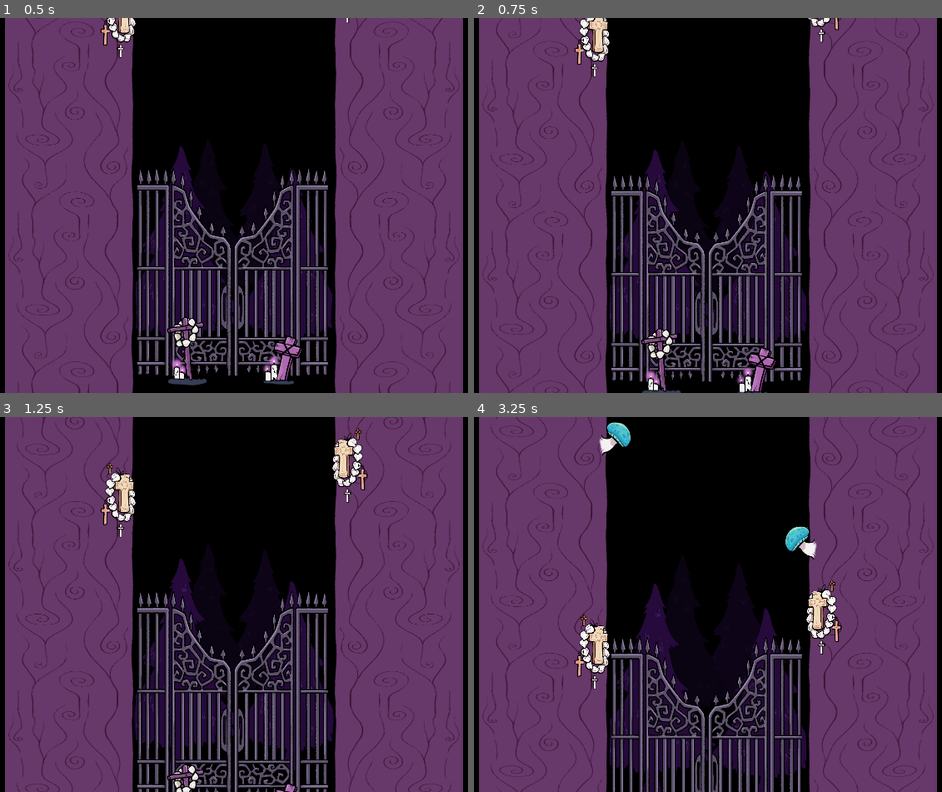
Above: before the commit, frames 1-4 (two rows, left to right).
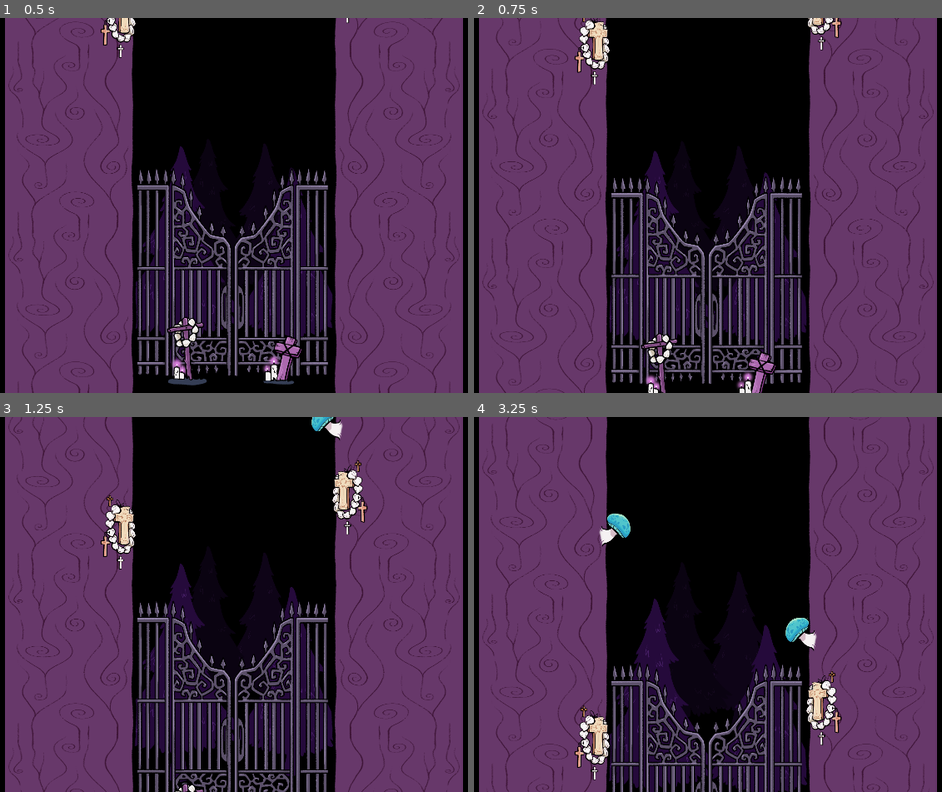
Above: after the commit, the same moments.

Repository: 100-Devs-1-Game/BabyBatClimber
Game: Godot game, scene res://level.tscn
The game is run twice, just before and just after one commit, with the same random seed, the same clock (stepped at 60 frames per second) and the same inputs.
Inputs:
- Up to frame 1 (0.5 s): no input
- Up to frame 2 (0.75 s): tap Enter at 0.5 s; tap Space (jump) at 0.6 s
- Up to frame 3 (1.25 s): tap Space (jump) at 0.77, 1.07 s
- Up to frame 4 (3.25 s): tap W (climb) at 1.35, 2.85 s; tap Space (jump) at 1.52, 1.55, 1.82, 2.1, 2.75, 3.02, 3.05 s

Frame 1 is identical in both runs. In frame 2, 10% of the frame differs, in the area x 1-99%, y 0-100%; in frame 3, 13%; in frame 4, 15%.

Commit message:
Increase jump boost

Diff:
--- a/src/player.tscn
+++ b/src/player.tscn
@@ -13,7 +13,7 @@
 script = ExtResource("1_4flbx")
 climb_speed = 200.0
 horizontal_speed = 1000.0
-jump_boost = 500.0
+jump_boost = 700.0
 
 [node name="CollisionShape2D" type="CollisionShape2D" parent="."]
 shape = SubResource("CapsuleShape2D_oi3di")
